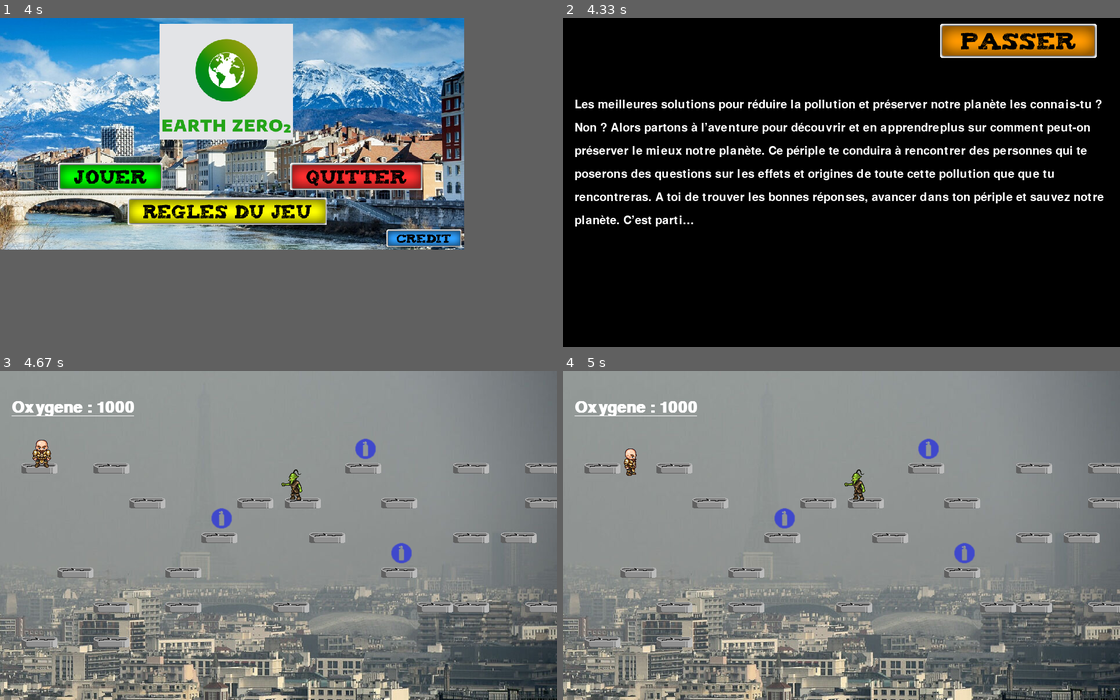
Above: before the commit, frames 1-4 (two rows, left to right).
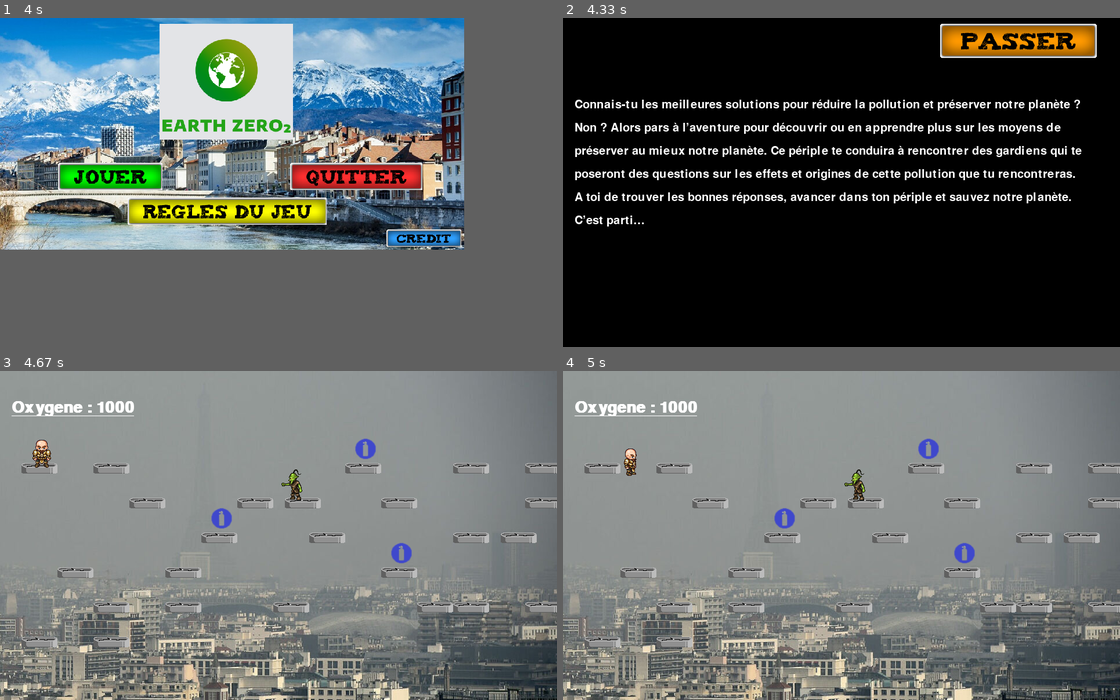
Above: after the commit, the same moments.

Repository: TarJimmy/gameJam
Game: pygame game, started from main.py
The game is run twice, just before and just after one commit, with the same random seed, the same clock (stepped at 60 frames per second) and the same inputs.
Inputs (mouse positions are in pixels of both pictures, inside the frame that each line leads up to):
- Up to frame 1 (4 s): no input
- Up to frame 2 (4.33 s): click (652, 189) at 4.12 s
- Up to frame 3 (4.67 s): click (456, 394) at 4.45 s
- Up to frame 4 (5 s): hold Right from 4.9 s (still down)

Frame 1 is identical in both runs. In frame 2, 6.5% of the frame differs, in the area x 2-98%, y 24-64%; in frame 3, nothing differs; in frame 4, nothing differs.

Commit message:
Fix misspelling

Diff:
--- a/class_Histoire.py
+++ b/class_Histoire.py
@@ -31,25 +31,21 @@
         self.titreGameOver = self.policeGameOver.render("Game Over",True,self.colorGameOver)
         self.buttonNext = Button(650,10,"images/boutons/boutonPasser.gif")
 
-        self.addRoles("Les meilleures solutions pour réduire la pollution et préserver notre planète les connais-tu ?",1)
-        self.addRoles("Non ? Alors partons à l’aventure pour découvrir et en apprendreplus sur comment peut-on",1)
-        self.addRoles("préserver le mieux notre planète. Ce périple te conduira à rencontrer des personnes qui te",1)
-        self.addRoles("poserons des questions sur les effets et origines de toute cette pollution que que tu",1)
-        self.addRoles("rencontreras. A toi de trouver les bonnes réponses, avancer dans ton périple et sauvez notre",1)
-        self.addRoles("planète. C’est parti…",1)
+        self.addRoles("Connais-tu les meilleures solutions pour réduire la pollution et préserver notre planète ?",1)
+        self.addRoles("Non ? Alors pars à l’aventure pour découvrir ou en apprendre plus sur les moyens de",1)
+        self.addRoles("préserver au mieux notre planète. Ce périple te conduira à rencontrer des gardiens qui te",1)
+        self.addRoles("poseront des questions sur les effets et origines de cette pollution que tu rencontreras.",1)
+        self.addRoles("A toi de trouver les bonnes réponses, avancer dans ton périple et sauvez notre planète.",1)
+        self.addRoles("C’est parti…",1)
 
-        self.addRoles("Oh mais ? Que se passe-t-il ? Les nuages de pollution commencent à disparaitre ! Grâce à tes",2)
-        self.addRoles("bonnes réponses tu réduis la pollution. Cela veut dire que tu as de bonnes pratiques et que",2)
-        self.addRoles("tu sais ce qui est bon pour notre planète. Continu comme ça tu pourras bientôt réduire",2)
-        self.addRoles("complètement la pollution.",2)
+        self.addRoles("Oh mais ? Que se passe-t-il ? Les nuages de pollution commencent à disparaitre ! Eh oui, grâce",2)
+        self.addRoles("à tes bonnes réponses tu réduis la pollution. Cela veut dire que tu as de bonnes pratiques et",2)
+        self.addRoles("que tu sais ce qui est bon pour notre planète. Continue comme ça et tu pourras bientôt réduire",2)
+        self.addRoles("complètement la pollution !",2)
 
         self.addRoles("Bravo !! Tu as répondu avec succès à toutes les questions sur l’environnement. Tu es",3)
         self.addRoles("incollable sur l’écologie. Maintenant tu peux transmettre le message aux autres et tous",3)
-        self.addRoles("ensemble nous pourrons sauvez notre planète.",3)
-
-        self.addRoles("Bravo !! Tu as répondu avec succès à toutes les questions sur l’environnement. Tu es",3)
-        self.addRoles("incollable sur l’écologie. Maintenant tu peux transmettre le message aux autres et tous",3)
-        self.addRoles("ensemble nous pourrons sauvez notre planète.",3)
+        self.addRoles("ensemble nous pourrons sauver notre planète !",3)
 
         self.addRoles("Vous n'avez plus d'oxygène, vous êtes donc mort.",4)
         self.addRoles("Vous pouvez toujours vous entrainer afin de devenir incollable sur l'écologie !",4)
--- a/class_RegleJeux.py
+++ b/class_RegleJeux.py
@@ -23,10 +23,10 @@
         self.texte8= self.policetexte.render('Si vous trouvez la réponse il vous transmet une bonbonne',True,(255,255,255))
         self.texte9= self.policetexte.render("d'oxygène nécessaire pour votre survie.",True,(255,255,255))
         self.texte10= self.policetexte.render('Vous devrez faire preuve de vigilance car votre oxygène diminue',True,(255,255,255))
-        self.texte11= self.policetexte.render('progressivement à cause de vos actions. Vous devez allier dextérité',True,(255,255,255))
+        self.texte11= self.policetexte.render('progressivement en fonction de vos actions. Vous devez allier dextérité',True,(255,255,255))
         self.texte111=self.policetexte.render("et bon sens afin d'atteindre la dernière ville.",True,(255,255,255))
-        self.texte12=self.policetexte.render('Dans le cas contraire vous mourrez asphyxié.',True,(255,255,255))
-        self.texteBonus1=self.policetexte.render("Les bombonnes d'air que vous trouverez sur votre chemin",True,(255,255,255))
+        self.texte12=self.policetexte.render('Dans le cas contraire vous mourrerez asphyxié.',True,(255,255,255))
+        self.texteBonus1=self.policetexte.render("Les bonbonnes d'air que vous trouverez sur votre chemin",True,(255,255,255))
         self.texteBonus2=self.policetexte.render("permettent de récupérer de l'oxygène facilement.",True,(255,255,255))
         self.texte121=self.policetexte.render('Bonne chance !',True,(255,255,255))
 
@@ -40,7 +40,7 @@
         self.texte18=self.policecommande.render('Le gardien de la nature vous pose des questions. Si vous ',True,(255,255,255))
         self.texte19=self.policecommande.render("répondez juste il vous donne de l'oxygène. Dans le cas",True,(255,255,255))
         self.texte20=self.policecommande.render('contraire il vous en retire. Des bombonnes sont également',True,(255,255,255))
-        self.texte21=self.policecommande.render("disponibles et donnent accès des bonus d'oxygène.",True,(255,255,255))
+        self.texte21=self.policecommande.render("disponibles et donnent accès à des bonus d'oxygène.",True,(255,255,255))
         self.buttonBack = Button(160,510,"images/boutons/boutonRetourAccueil.gif")
 
     def afficher(self,surface):
--- a/questions.txt
+++ b/questions.txt
@@ -1,5 +1,5 @@
 1|Première apparition du terme écologie ?|1-1983|2-1922|3-1866|3|Le terme écologie apparaît pour la première fois sous la plume du biologiste allemand Ernst Haeckel, en 1866.//
-2|Respirer l'air de Pekin pendant 10 minutes est-il plus dangereux que de fumer 30 cigarettes en 10 minutes ?|1-oui|2-non|1|Pekin à l'air tellement pollué qu’en ouvrant la bouche pour respirer nos poumons subissent l’équivalent de 40 cigarettes.//
+2|Respirer l'air de Pekin pendant 10 minutes est-il plus dangereux que de fumer 30 cigarettes en 10 minutes ?|1-oui|2-non|1|Pekin est tellement pollué qu’en ouvrant la bouche pour respirer nos poumons subissent l’équivalent de 40 cigarettes.//
 3|Les énergies renouvelables sont-elles la solution à la crise écologique ?|1-oui|2-non|2|Le grand enjeu de la transition énergétique n’est pas forcément la transformation de nos sources de production d’électricité, mais bien de savoir comment consommer moins de ces énergies fossiles.//
 4|Les énergies renouvelables ne polluent pas|1-vrai|2-faux|2|Pour construire des éoliennes ou des panneaux solaires, il faut des matériaux, souvent extraits avec du matériel de minage qui consomme beaucoup de pétrole. Les énergies renouvelables émettent donc du CO2.//
 5|En France, nous émettons environ combien de fois plus de CO2 que ce que les limites de la planète sont capables de ré …(200 unchanged characters)…
